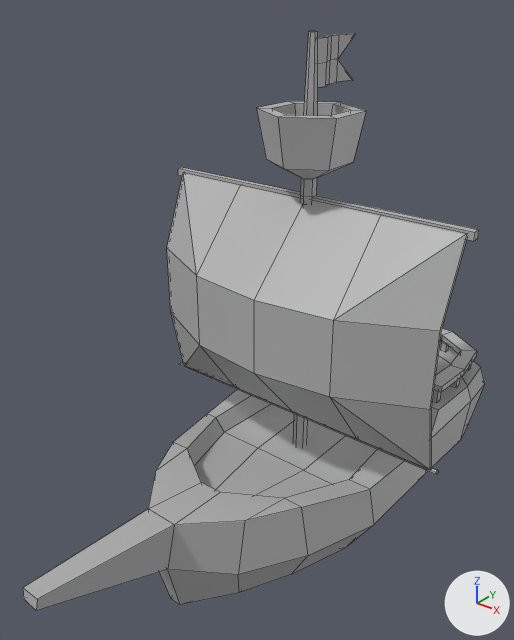
Before and after pictures for a commit that changed the FBX model AlgorithmenDatenstrukturenPfadsuche/Assets/Models/Prefabs/Ship.fbx.
Camera for both pictures: a 50 mm lens placed at (1.91, -14.96, 10.95), pointed at (-5.56, -5.63, 5.16). The axes (+X, +Y, +Z) are drawn at lower right. The lights are the same throughout. Mesh edges are drawn as thin lines. Where no turn or scale is listed for an object, it has been applied to the vertices.

In view in the first picture: 'Ship'.
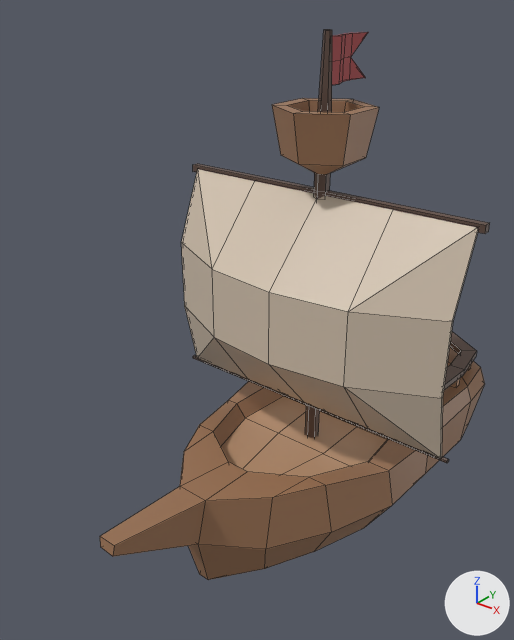
The newer file is also rescaled (x0.462), turned or shifted as a whole; pictures and numbers use the older file's frame.

What differs and where, as boxes (x1, y1, x2, y2) in the pictures (514 x 640 px; the box of a moved part takes in the faces that stretch with it):
'Ship', reshaped, recoloured (grey to brown, 16% narrower): before (23, 31, 485, 611); after (100, 30, 490, 580)
part 1 of me_mesh, moved or reshaped: before (178, 31, 479, 447); after (193, 30, 490, 438)
part 2 of me_mesh, moved or reshaped: before (167, 173, 467, 470); after (181, 169, 478, 459)
part 3 of me_mesh, moved or reshaped: before (318, 34, 355, 88); after (332, 32, 368, 85)
part 4 of me_mesh, moved or reshaped: before (180, 362, 438, 475); after (193, 355, 449, 463)
part 5 of me_mesh, moved or reshaped: before (174, 390, 426, 574); after (200, 381, 428, 551)
part 6 of me_mesh, moved or reshaped: before (148, 442, 308, 605); after (180, 425, 331, 580)
part 7 of me_mesh, moved or reshaped: before (23, 509, 174, 611); after (100, 487, 205, 556)
part 8 of me_mesh, recoloured (grey to brown): (426, 347, 485, 473) in both
part 9 of me_mesh, recoloured: before (433, 340, 472, 402); after (284, 363, 472, 439)
part 10 of me_mesh, recoloured (grey to brown): (444, 332, 477, 390) in both

Patch to the scene script:
```diff
--- a/AlgorithmenDatenstrukturenPfadsuche/Assets/Models/Prefabs/Ship.fbx.py
+++ b/AlgorithmenDatenstrukturenPfadsuche/Assets/Models/Prefabs/Ship.fbx.py
@@ mat_segel1 @@
+mat_segel1 = principled_material('Segel1')
+mat_segel1.base_color = (0.643, 0.535, 0.421)  # beige #d2c1ae
@@ mat_schiff_1 @@
+mat_schiff_1 = principled_material('Schiff_1')
+mat_schiff_1.base_color = (0.112, 0.0666, 0.0497)  # brown #5e493f
@@ mat_schiff_2 @@
+mat_schiff_2 = principled_material('Schiff_2')
+mat_schiff_2.base_color = (0.334, 0.174, 0.0918)  # brown #9c7455
@@ mat_schiff_3 @@
+mat_schiff_3 = principled_material('Schiff_3')
+mat_schiff_3.base_color = (0.515, 0.301, 0.175)  # brown #be9574
@@ mat_flagge_schiff @@
+mat_flagge_schiff = principled_material('Flagge_Schiff')
+mat_flagge_schiff.base_color = (0.395, 0.0581, 0.0637)  # red #a94447
@@ me_mesh @@
 # used by ob_ship; location = (-5.25, -5.5, 0.0)
-me_mesh.from_pydata(...)  # 374 vertices, 348 faces; spans x -3.2..3.2, y -5.71..5.71, z -0.16..10.11
+me_mesh.from_pydata(...)  # 374 vertices, 348 faces; spans x -3.2..3.2, y -4.31..5.71, z -0.16..10.11
+# me_mesh part 1: the loose piece of 68 vertices spanning x -3.2..3.2, y 0.02..1.91, z 1.74..10.11 is moved by (0.0, 0.44, 0.0)
+# me_mesh part 2: the loose piece of 40 vertices spanning x -3.08..3.08, y -0.59..0.95, z 2.87..7.3 is moved by (0.0, 0.44, 0.0)
+# me_mesh part 3: the loose piece of 28 vertices spanning x -0.13..0.07, y 1.0..2.28, z 9.21..10.01 is moved by (0.0, 0.44, 0.0)
+# me_mesh part 4: the loose piece of 12 vertices spanning x -3.2..3.2, y 0.65..0.73, z 2.81..2.9 is moved by (0.0, 0.44, 0.0)
+# me_mesh part 5: all 14 vertices in x -2.27..2.27, y 0.24..0.26, z -0.16..2.21 are moved by (0.0, 0.71, 0.0)
+# me_mesh part 6: all 32 vertices in x -1.78..1.78, y -3.22..-0.33, z -0.16..2.69 are moved by (0.0, 0.77, 0.0)
+# me_mesh part 7: all 4 vertices in x -0.17..0.17, y -5.71..-5.67, z 2.85..3.04 are moved by (0.0, 1.41, -0.06)
+# me_mesh part 8: 60 of the faces centred in x -2.35..2.35, y 1.27..5.7, z 0.19..2.75 switch from mat_lambert1 (grey #b3b3b3) to mat_schiff_2 (brown #9c7455)
+# me_mesh part 9: 63 of the faces centred in x -2.13..2.13, y 1.26..5.51, z 1.91..3.07 switch from mat_lambert1 (grey #b3b3b3) to mat_schiff_3 (brown #be9574)
+# me_mesh part 10: 34 of the faces centred in x -2.2..2.2, y 2.97..5.55, z 3.05..3.19 switch from mat_lambert1 (grey #b3b3b3) to mat_schiff_1 (brown #5e493f)
+me_mesh.materials.append(mat_segel1)  # beige #d2c1ae
+me_mesh.materials.append(mat_flagge_schiff)  # red #a94447
```
